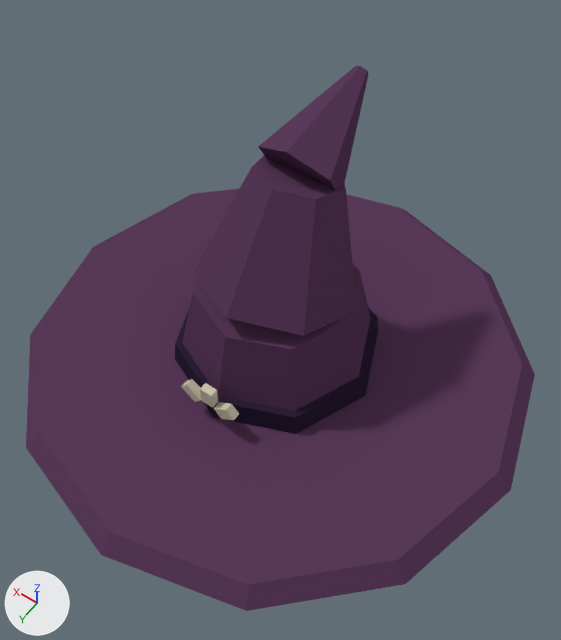
The Blender file assets/blender/hat_medium.blend, before and after one commit.
Before and after are seen from a 50 mm camera at (-0.335, 0.463, 0.802) aimed at (-0.031, 0.037, 0.131). Arrows for +X, +Y and +Z are at lower left; the lights stay in place. The first picture is the older version.

The first picture shows 'Hat'.
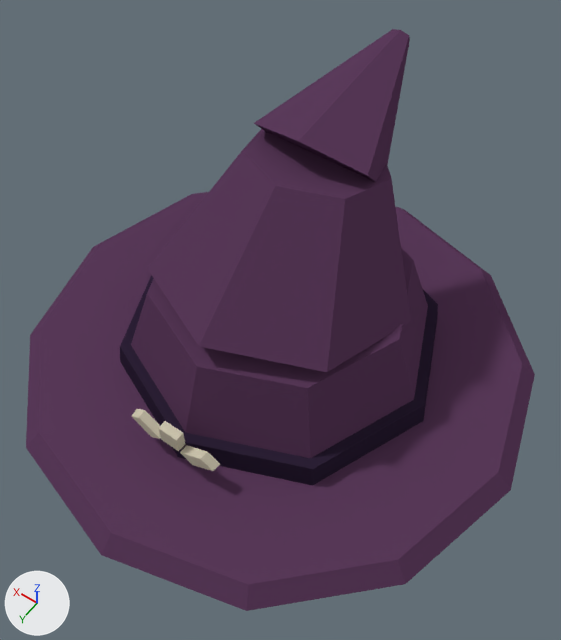
Changed parts and their boxes (x1, y1, x2, y2) in the pictures (561 x 640 px; the box of a moved part takes in the faces that stretch with it):
'Hat', reshaped (7% taller): before (26, 66, 535, 611); after (26, 29, 535, 611)
part 1 of me_hat, moved or reshaped: before (193, 156, 357, 336); after (148, 129, 411, 372)
part 2 of me_hat, moved or reshaped: before (200, 383, 218, 408); after (158, 421, 185, 451)
part 3 of me_hat, moved or reshaped: before (175, 66, 378, 434); after (120, 29, 438, 486)

Edits to the bpy script that builds the scene:
```text
Change me_hat:
    where me_hat.from_pydata(...)  # 106 vertices, 69 faces; spans x -0.32..0.32, y -0.32..0.32, z 0.0..0.337
    used by ob_hat; location = (0.0, 0.0, 0.0)
    me_hat part 1: the loose piece of 14 vertices spanning x -0.093..0.093, y -0.083..0.091, z 0.115..0.285 is scaled about its middle by (1.6, 1.6, 1), then moved by (0.0, -0.008, 0.0)
    me_hat part 2: the loose piece of 8 vertices spanning x -0.008..0.008, y 0.125..0.135, z 0.058..0.082 is scaled about its middle by (1.56, 1.11, 1), then moved by (0.0, 0.063, 0.0)
    me_hat part 3: 60 of 106 vertices moved; they spanned x -0.128..0.128, y -0.154..0.135, z 0.01..0.337 and now span x -0.201..0.201, y -0.233..0.199, z 0.01..0.337; mean shift (0.0, 0.0, 0.0); largest move (0.0, -0.128, 0.02) -> (0.0, -0.21, 0.02)
```
